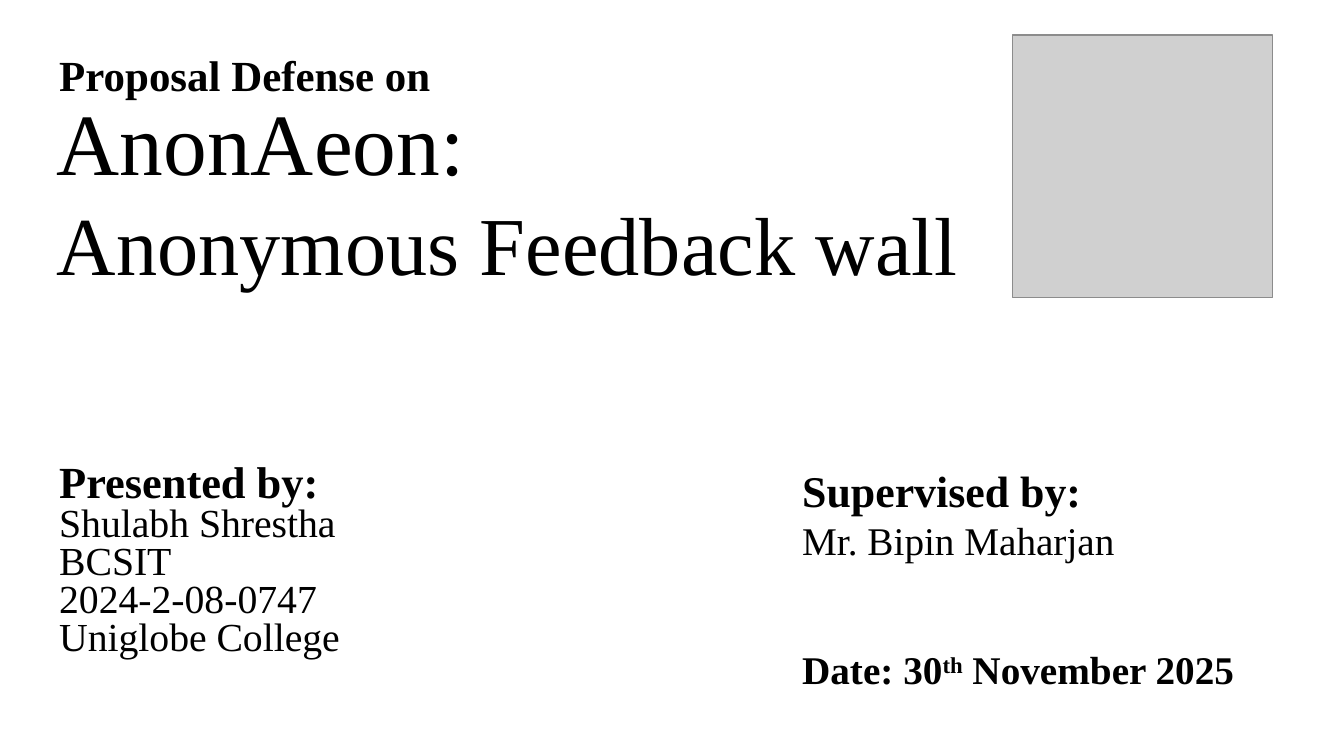
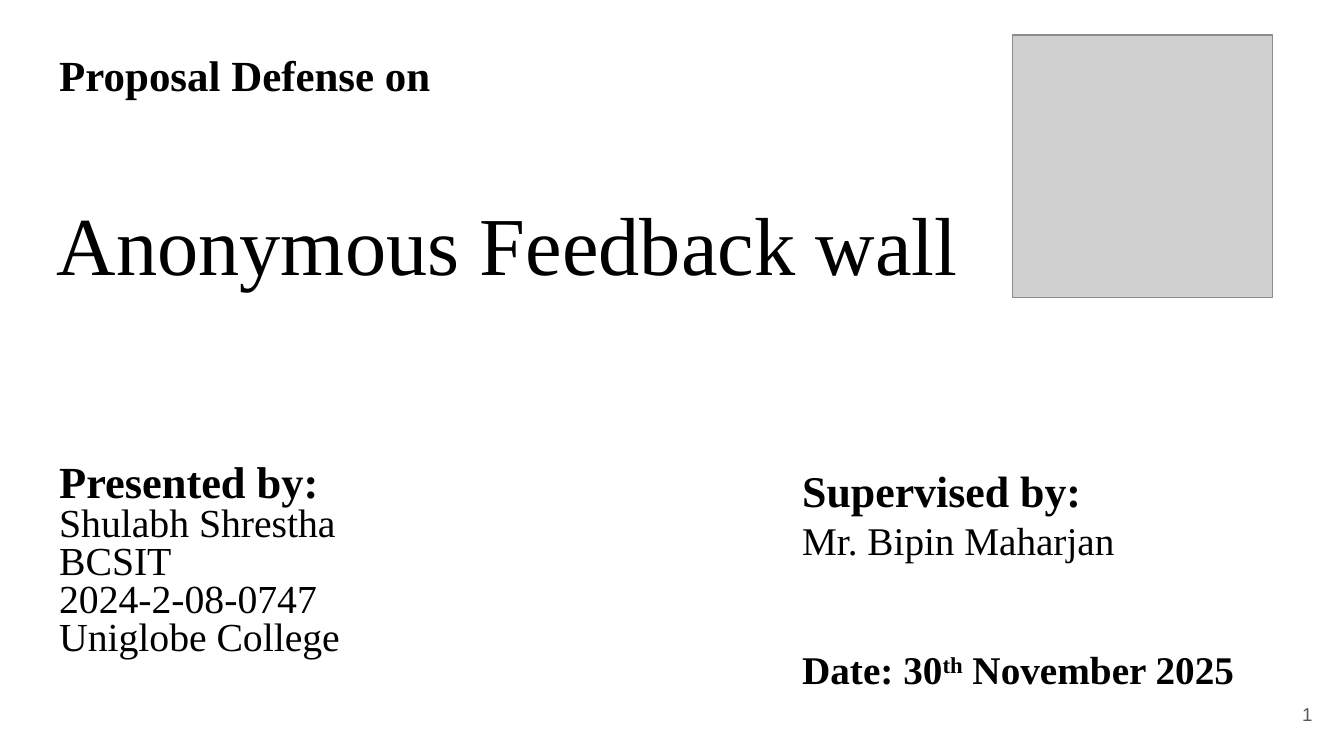
Before and after one commit to Lumineskz/AnonFeedbackWall, a slide deck: slide 1 of Presentations/Proposal Format.pptx. Drawn at 1344x756 pixels with LibreOffice and Linux fonts; fonts in the diff are those of the drawing; grey boxes stand for pictures. Boxes give left, top, right and bottom in pixels: in the first picture for what was removed or moved away, otherwise in the second. Text is boxed around its words. In the diff, an @@ line names an element or a change of style, - is before the commit and + after.

```diff
--- a/Presentations/Proposal Format.pptx
+++ b/Presentations/Proposal Format.pptx
@@ title at bbox=[57, 218, 958, 290]: text changed @@
-AnonAeon:
-Anonymous Feedback wall
+Anonymous Feedback wall
@@ page number added at bbox=[1302, 708, 1312, 721], 10 pt, text #595959 @@
+1
```
Also in this commit, not shown: 14 other slides changed, 1 slide removed, 1 other file.
